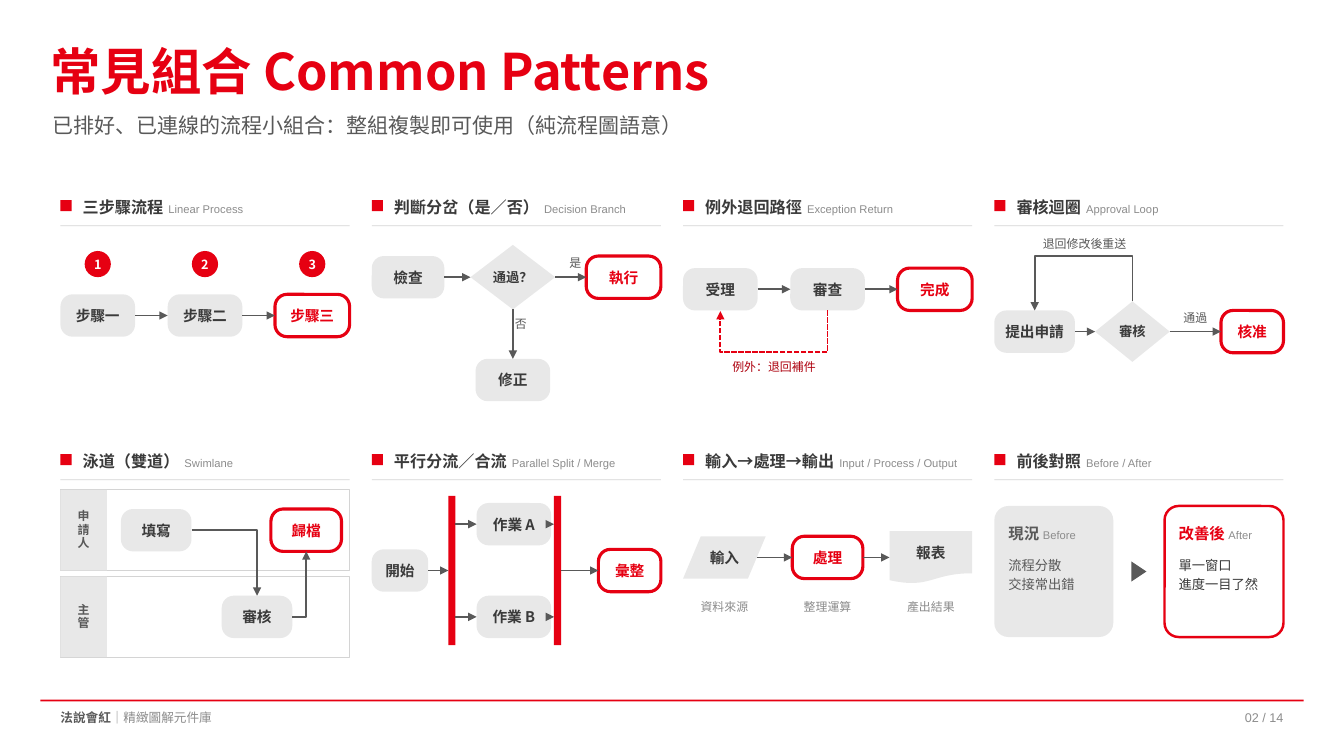
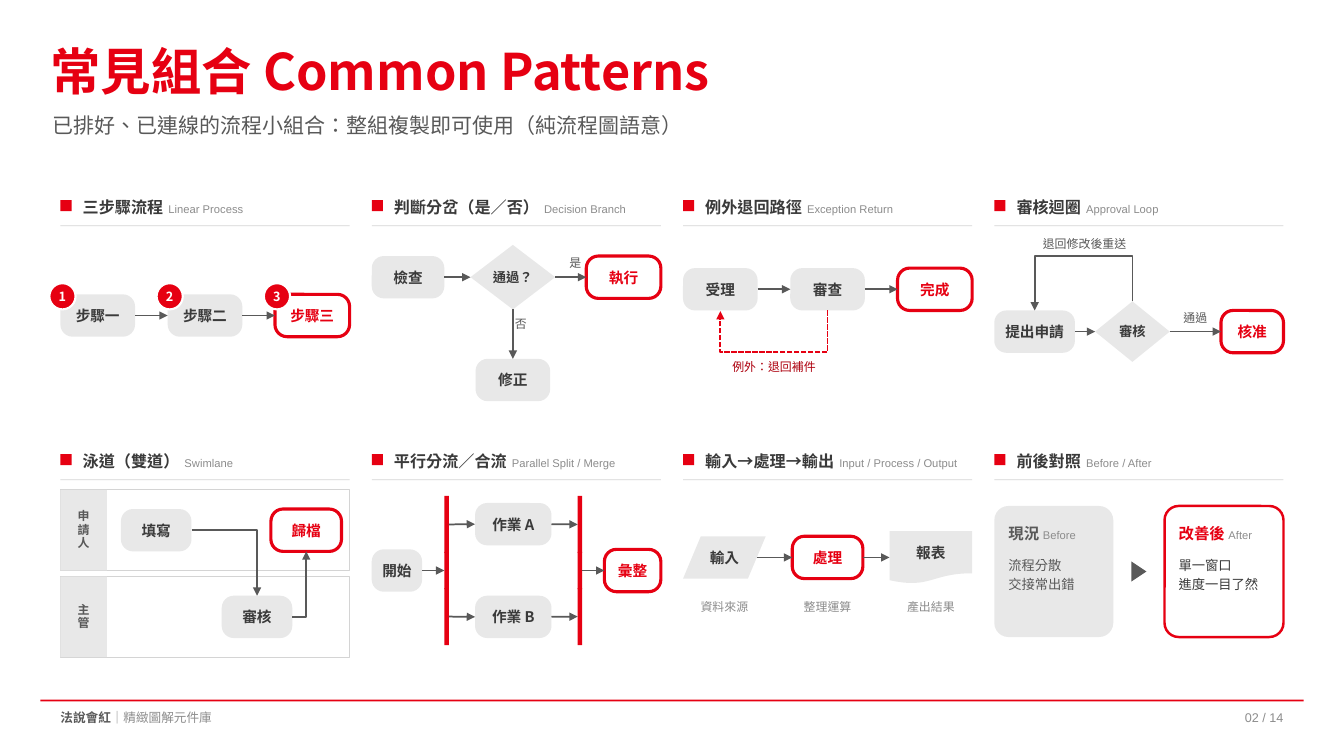
Before and after one commit to hctsaik/ppt-style-studio, a slide deck: slide 2 of out/kit-investor.pptx. Drawn at 1344x756 pixels with LibreOffice and Linux fonts; fonts in the diff are those of the drawing. Boxes give left, top, right and bottom in pixels: in the first picture for what was removed or moved away, otherwise in the second. Text is boxed around its words. In the diff, an @@ line names an element or a change of style, - is before the commit and + after.

```diff
--- a/out/kit-investor.pptx
+++ b/out/kit-investor.pptx
@@ 3 ellipses moved together from (x1=85, y1=251, x2=326, y2=277) to (x1=49, y1=283, x2=290, y2=310) @@
@@ outline none to #FFFFFF 1.5 pt in 3 elements at (x1=49, y1=283, x2=76, y2=310), (x1=156, y1=283, x2=182, y2=310), (x1=264, y1=283, x2=290, y2=310) @@
@@ rectangle resized from (x1=449, y1=496, x2=456, y2=645) to (x1=445, y1=496, x2=449, y2=554) @@
@@ arrow moved from (562, 571) - (599, 571) to (449, 524) - (475, 524) @@
@@ arrow moved from (456, 524) - (477, 524) to (552, 524) - (578, 524) @@
@@ rounded rectangle "開始" resized from (x1=372, y1=549, x2=429, y2=592) to (x1=372, y1=549, x2=422, y2=592) @@
@@ rectangle resized from (x1=555, y1=496, x2=562, y2=645) to (x1=578, y1=552, x2=582, y2=589) @@
@@ rounded rectangle "彙整" resized from (x1=599, y1=549, x2=661, y2=592) to (x1=605, y1=549, x2=661, y2=592) @@
@@ arrow moved from (429, 571) - (449, 571) to (422, 571) - (445, 571) @@
@@ group added at (x1=445, y1=496, x2=582, y2=645): 4 rectangles @@
@@ arrow moved from (552, 524) - (555, 524) to (583, 571) - (605, 571) @@
@@ arrow moved from (456, 617) - (477, 617) to (449, 617) - (475, 617) @@
@@ arrow moved from (552, 617) - (555, 617) to (552, 617) - (578, 617) @@
```
Also in this commit, not shown: 1 other slide changed, 42 other files.
